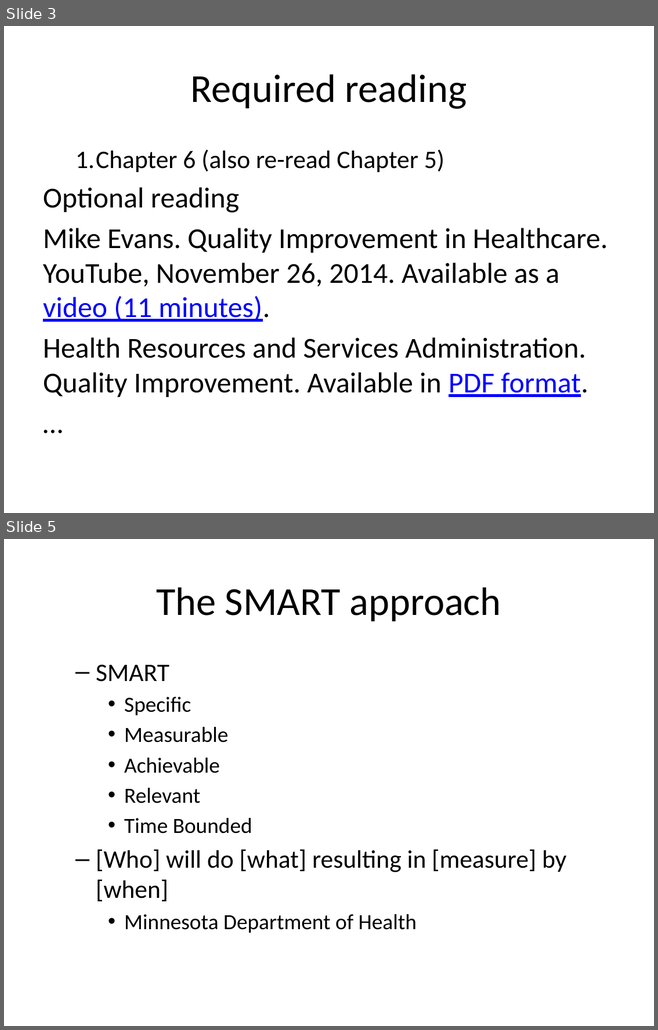
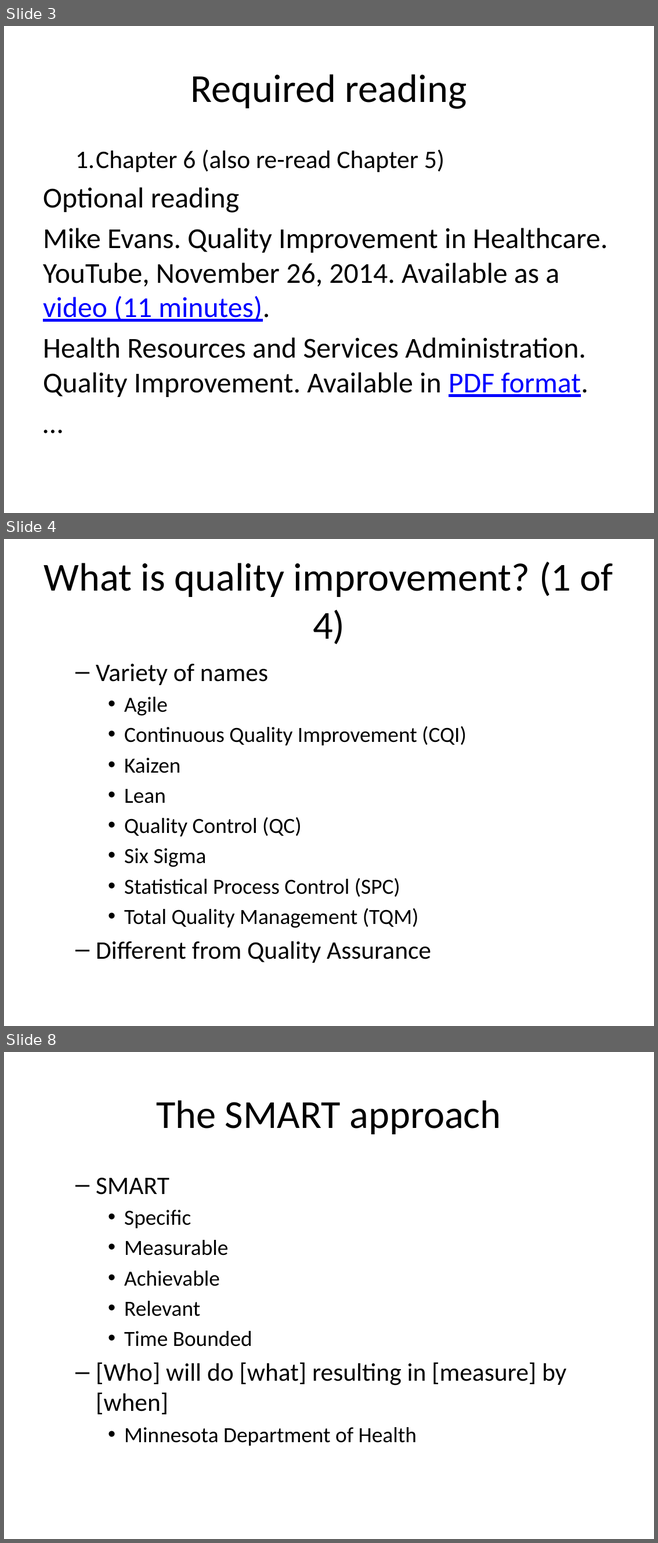
Before and after one commit to classes-medb/5510, a slide deck: src/video-05-quasi-experiments.pptx. Shown one above the other, each under a label of ours: slides 3 and 5 before the commit, slides 3, 4 and 8 after it; the slides between them are not shown. The pictures are 658x1030 and 658x1543 pixels, drawn with LibreOffice and Linux fonts; fonts in the diff are those of the drawing. Boxes give left, top, right and bottom in pixels: in the first picture for what was removed or moved away, otherwise in the second. Text is boxed around its words. In the diff, an @@ line names an element or a change of style, - is before the commit and + after.

```diff
--- a/src/video-05-quasi-experiments.pptx
+++ b/src/video-05-quasi-experiments.pptx
@@ slide 4 added at (4, 539, 654, 1026), background #FFFFFF @@
@@ title added at (43, 562, 613, 645), 44 pt, text #000000 @@
+What is quality improvement? (1 of 4)
@@ text added at (96, 664, 466, 963), 24 pt, text #000000 @@
+  – Variety of names
+    • Agile
+    • Continuous Quality Improvement (CQI)
+    • Kaizen
+    • Lean
+    • Quality Control (QC)
+    • Six Sigma
+    • Statistical Process Control (SPC)
+    • Total Quality Management (TQM)
+  – Different from Quality Assurance
@@ what was slide 5 is now slide 8 @@
```
Also in this commit, not shown: 5 slides changed, 6 other slides added, 4 slides removed, 6 other files.
